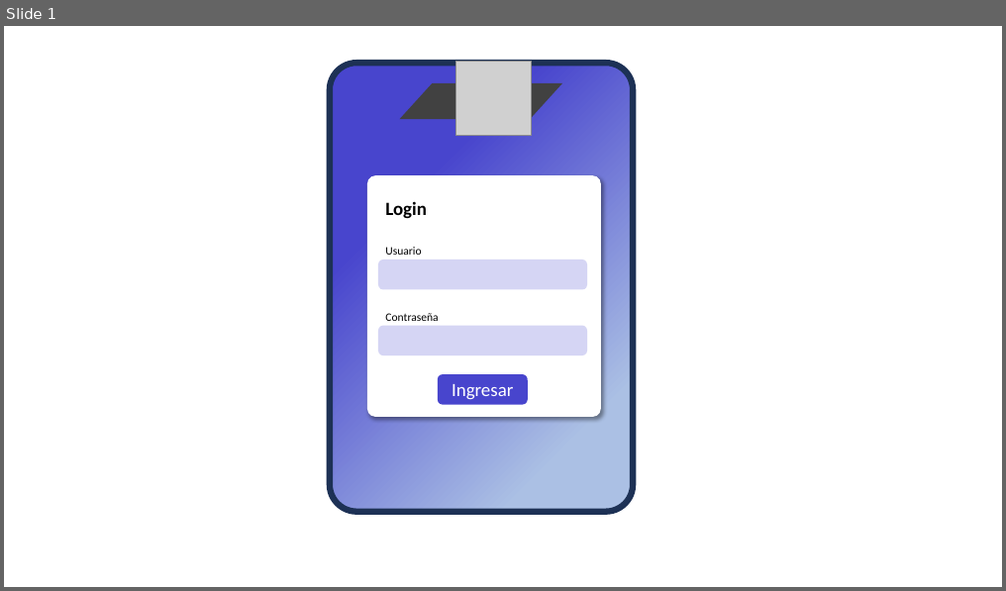
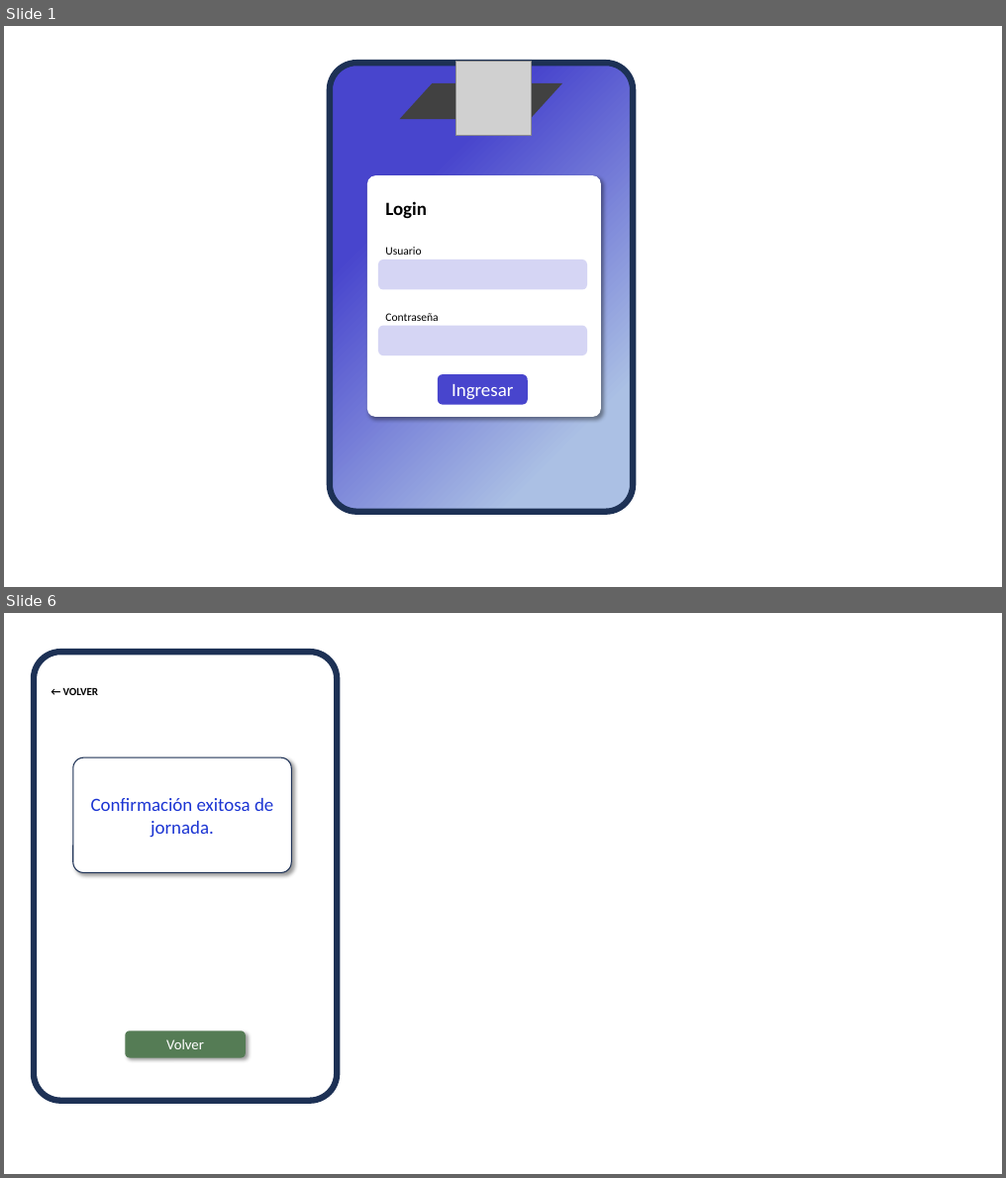
Before and after one commit to sofifernandez/Obligatorio_IS, a slide deck: Presentación1.pptx. Shown one above the other, each under a label of ours: slide 1 before the commit, slides 1 and 6 after it; the slides between them are not shown. The pictures are 1006x591 and 1006x1178 pixels, drawn with LibreOffice and Linux fonts; fonts in the diff are those of the drawing; grey boxes stand for pictures. Boxes give left, top, right and bottom in pixels: in the first picture for what was removed or moved away, otherwise in the second. Text is boxed around its words. In the diff, an @@ line names an element or a change of style, - is before the commit and + after.

```diff
--- a/Presentación1.pptx
+++ b/Presentación1.pptx
@@ slide 6 added at box(4, 613, 1002, 1174), background #FFFFFF @@
@@ rounded rectangle added at box(34, 652, 338, 1101), fill #FFFFFF at 61% opacity, outline #1E3256 6 pt @@
@@ text added at box(63, 687, 98, 695), 10.5 pt, text #000000, bold @@
+← VOLVER
@@ rounded rectangle added at box(73, 758, 291, 872), fill #FFFFFF, outline #1E3256 1 pt, 18 pt, text #1C35D3 @@
+Confirmación exitosa de jornada.
@@ rounded rectangle added at box(126, 1032, 246, 1059), fill #557C55, 14 pt, text #FFFFFF @@
+Volver
```
Also in this commit, not shown: 3 slides changed, 4 other slides added, 3 other files.
